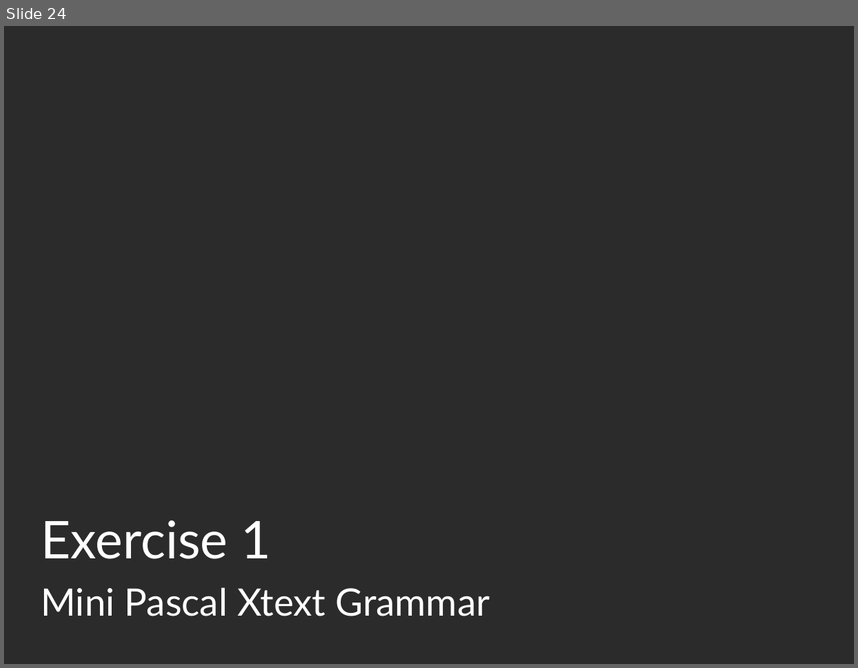
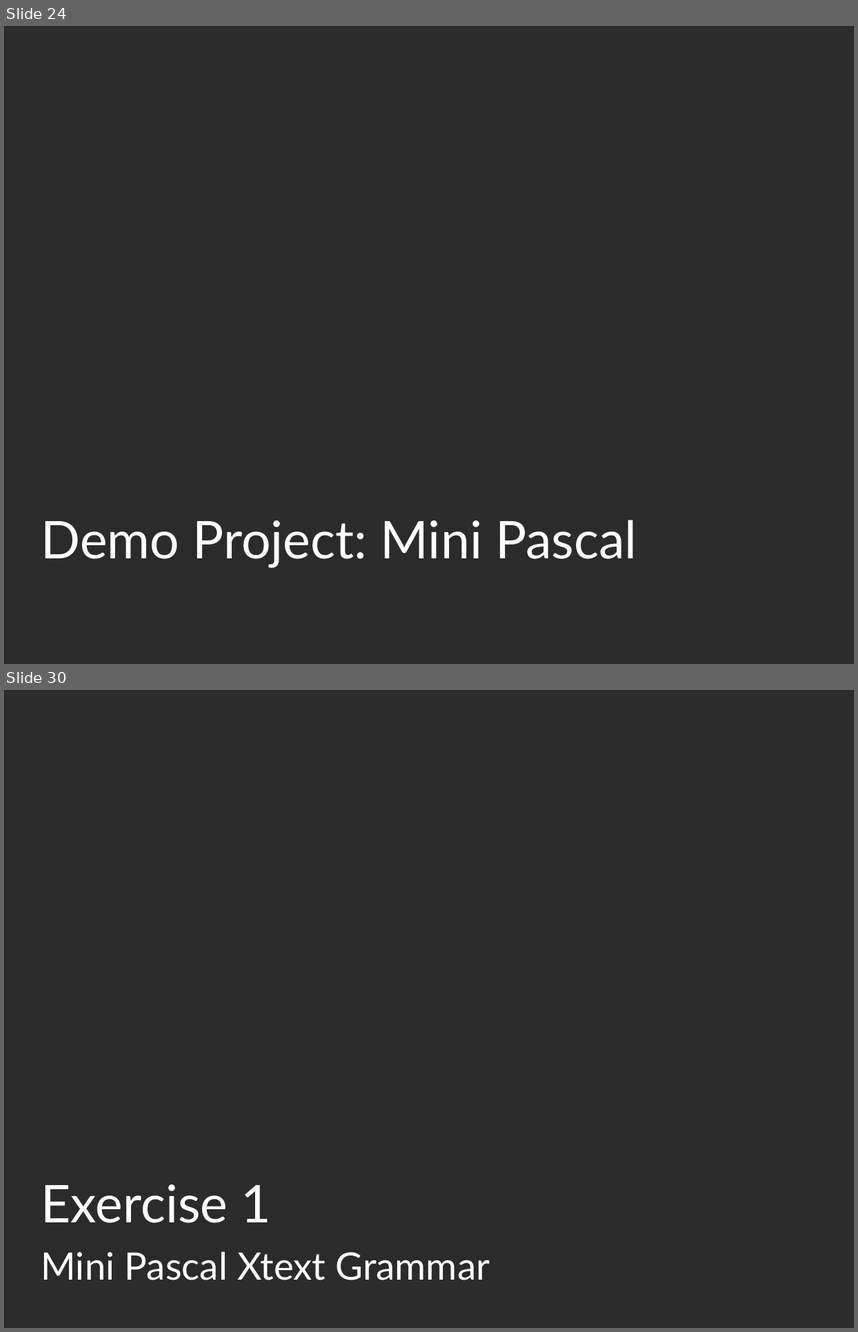
Before and after one commit to thomasfischl/xtext-workshop, a slide deck: xText Workshop.pptx. Shown one above the other, each under a label of ours: slide 24 before the commit, slides 24 and 30 after it; the slides between them are not shown. The pictures are 858x668 and 858x1332 pixels, drawn with LibreOffice and Linux fonts; fonts in the diff are those of the drawing; background and template pictures are left out; a plain dark background stands for a picture behind light text. Boxes give left, top, right and bottom in pixels: in the first picture for what was removed or moved away, otherwise in the second. Text is boxed around its words. In the diff, an @@ line names an element or a change of style, - is before the commit and + after.

Commit message:
Update workshop presentation
Add demo project section
Include ecore model diagram

```diff
--- a/xText Workshop.pptx
+++ b/xText Workshop.pptx
@@ slide 24 added at bbox=[4, 26, 854, 664], background picture (left out) @@
@@ title added at bbox=[41, 519, 637, 567], 44 pt, text #FFFFFF @@
+Demo Project: Mini Pascal
@@ what was slide 24 is now slide 30 @@
```
Also in this commit, not shown: 2 slides changed, 6 other slides added.
